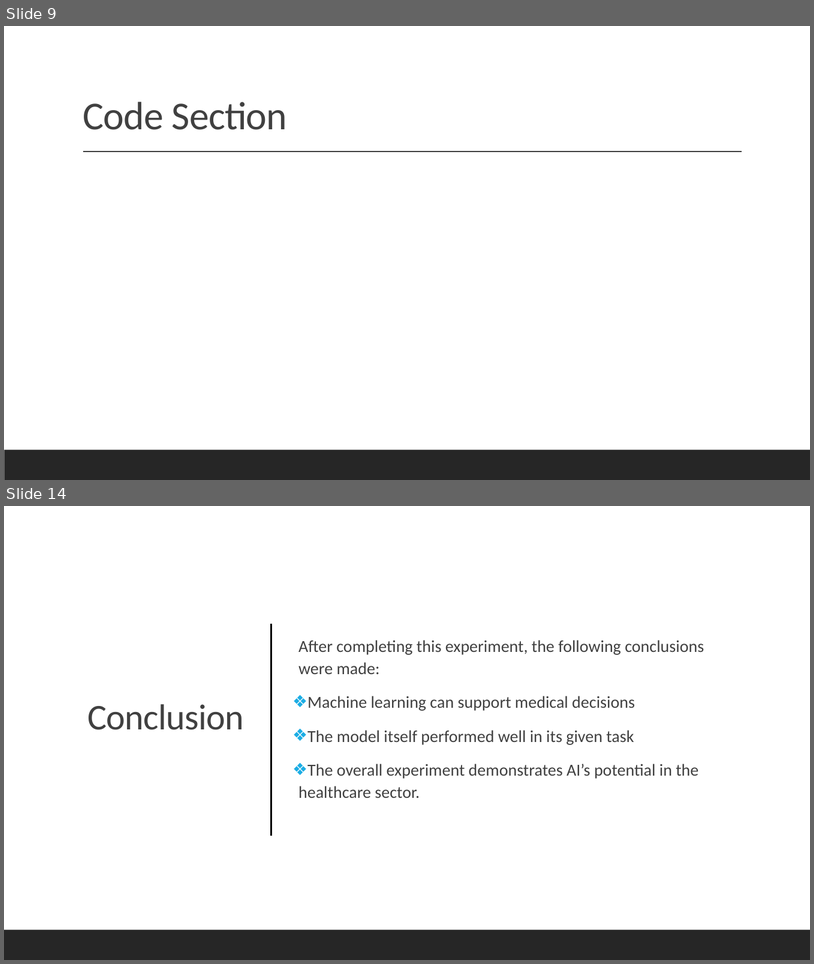
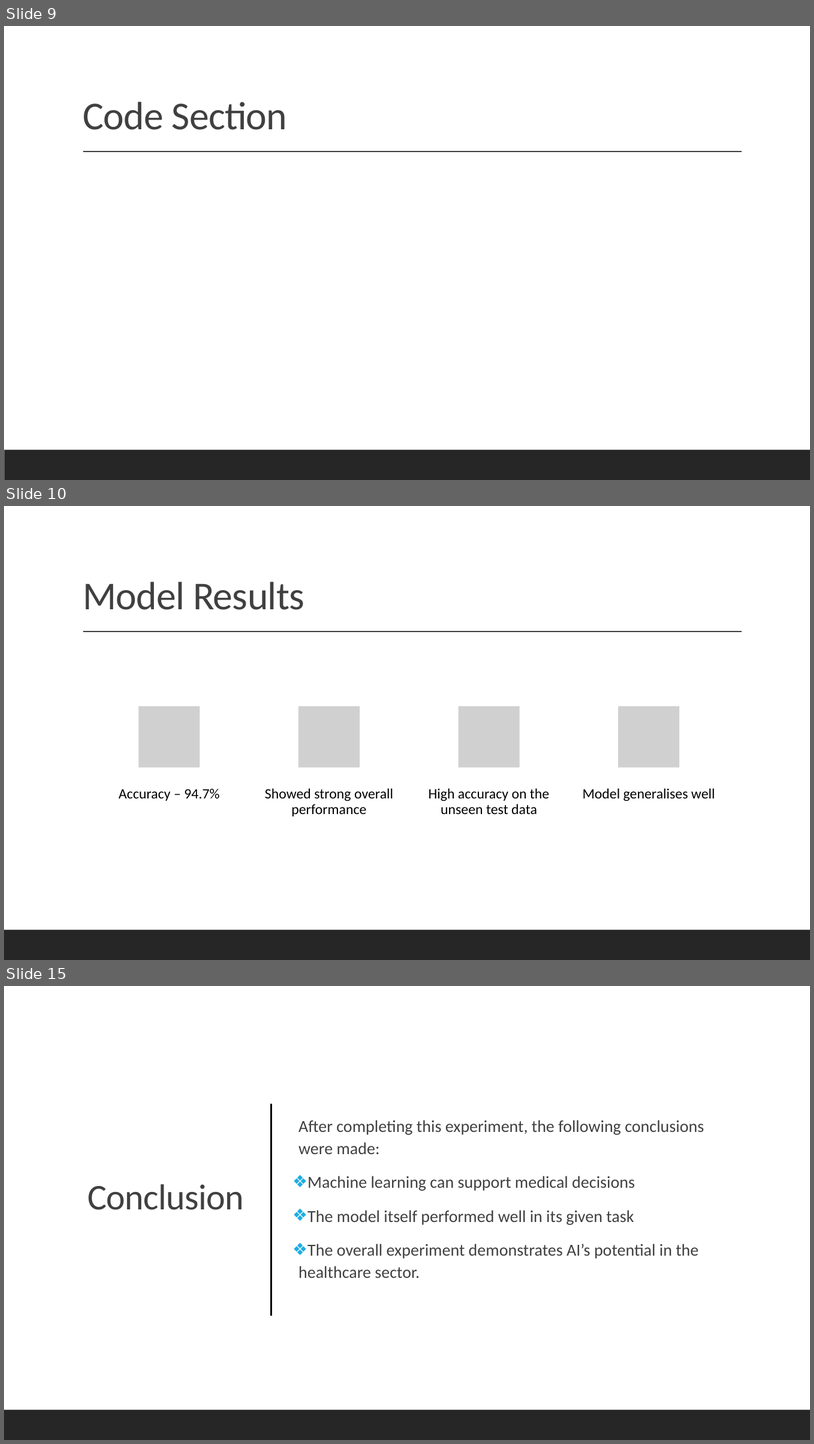
Before and after one commit to Oisin003/Data-Science-and-AI-CA-2, a slide deck: CA2 Walkthrough.pptx. Shown one above the other, each under a label of ours: slides 9 and 14 before the commit, slides 9, 10 and 15 after it; the slides between them are not shown. The pictures are 814x964 and 814x1444 pixels, drawn with LibreOffice and Linux fonts; fonts in the diff are those of the drawing; grey boxes stand for pictures. Boxes give left, top, right and bottom in pixels: in the first picture for what was removed or moved away, otherwise in the second. Text is boxed around its words. In the diff, an @@ line names an element or a change of style, - is before the commit and + after.

```diff
--- a/CA2 Walkthrough.pptx
+++ b/CA2 Walkthrough.pptx
@@ slide 10 added at [4, 506, 810, 960], background #FFFFFF @@
@@ rectangle added at [4, 506, 810, 960], fill #FFFFFF @@
@@ title added at [83, 582, 305, 610], 47 pt, text #404040 @@
+Model Results
@@ line added from (83, 632) to (743, 632), #404040 1 pt @@
@@ group added at [119, 706, 716, 816]: 4 pictures, 4 texts @@
+Accuracy – 94.7%
+Showed strong overall performance
+High accuracy on the unseen test data
+Model generalises well
@@ rectangle added at [4, 930, 810, 960], fill #262626 @@
@@ what was slide 14 is now slide 15 @@
```
Also in this commit, not shown: 4 other slides added, 4 slides removed, 1 other file.
